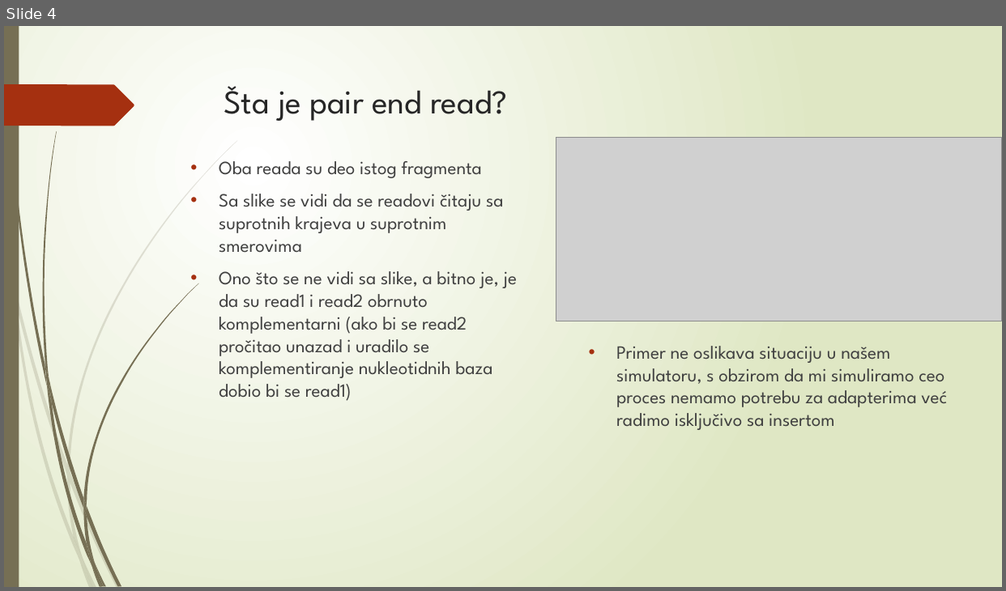
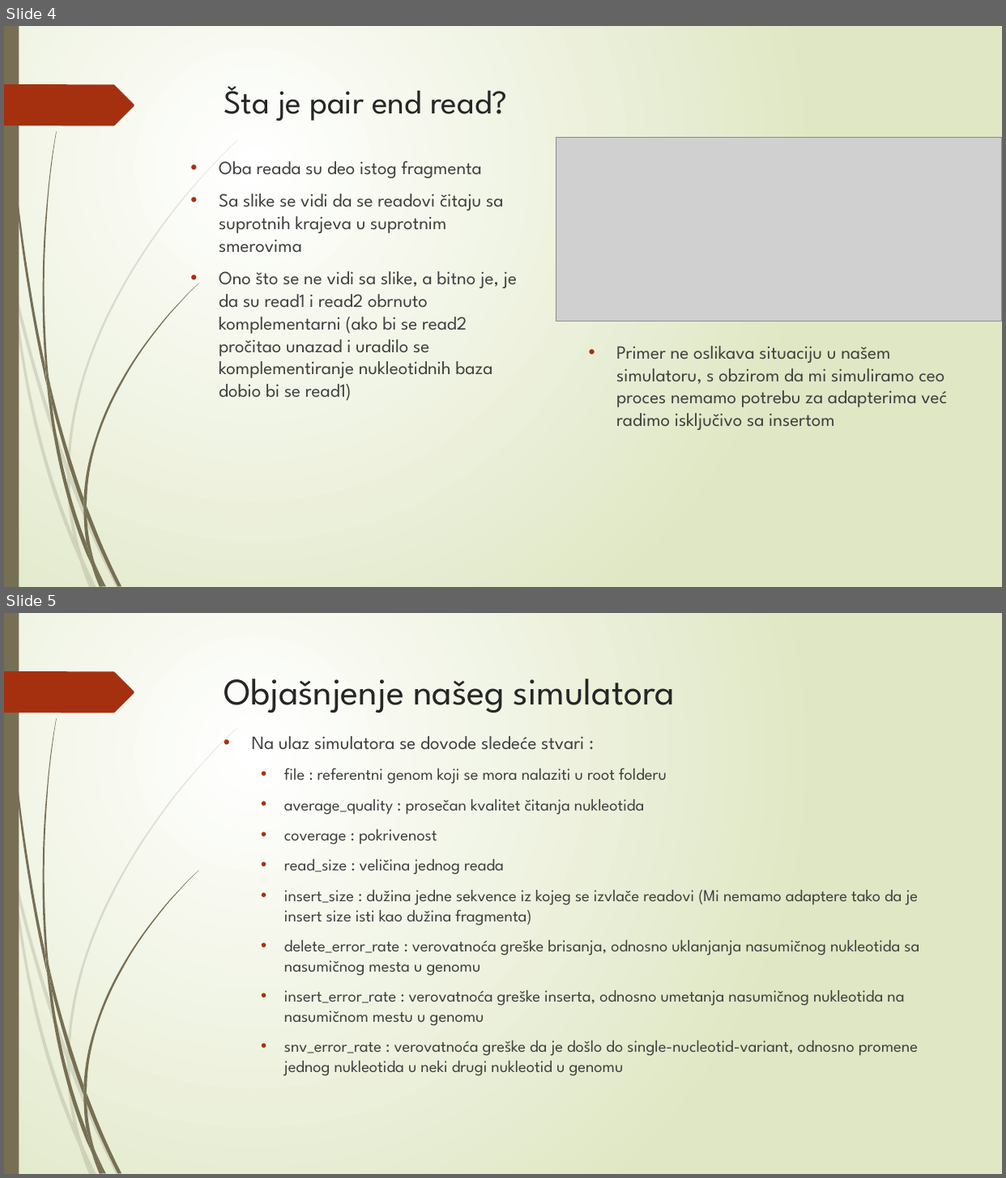
Before and after one commit to Fenrir996/IluminaPairEndReadSimulator, a slide deck: IluminaPairEndReadSimulator presentation.pptx. Shown one above the other, each under a label of ours: slide 4 before the commit, slides 4 and 5 after it. The pictures are 1006x591 and 1006x1178 pixels, drawn with LibreOffice and Linux fonts; fonts in the diff are those of the drawing; grey boxes stand for pictures. Boxes give left, top, right and bottom in pixels: in the first picture for what was removed or moved away, otherwise in the second. Text is boxed around its words. In the diff, an @@ line names an element or a change of style, - is before the commit and + after.

```diff
--- a/IluminaPairEndReadSimulator presentation.pptx
+++ b/IluminaPairEndReadSimulator presentation.pptx
@@ slide 5 added at <box>4,613,1002,1174</box>, background gradient #FFFFFF to #DFE8C4; not listed: 24 template elements that a slide beside it also shows @@
@@ title added at <box>224,679,675,713</box>, 36 pt, text #262626 @@
+Objašnjenje našeg simulatora
@@ text added at <box>252,736,919,1076</box>, 16 pt, text #404040 @@
+• Na ulaz simulatora se dovode sledeće stvari :
+  • file : referentni genom koji se mora nalaziti u root folderu
+  • average_quality : prosečan kvalitet čitanja nukleotida
+  • coverage : pokrivenost
+  • read_size : veličina jednog reada
+  • insert_size : dužina jedne sekvence iz kojeg se izvlače readovi (Mi nemamo adaptere tako da je insert size isti kao dužina fragmenta)
+  • delete_error_rate : verovatnoća greške brisanja, odnosno uklanjanja nasumičnog nukleotida sa nasumičnog mesta u genomu
+  • insert_error_rate : verovatnoća greške inserta, odnosno umetanja nasumičnog nukleotida na nasumičnom mestu u genomu
+  • snv_error_rate : verovatnoća greške da je došlo do single-nucleotid-variant, odnosno promene jednog nukleotida u neki drugi nukleotid u genomu
```
Also in this commit, not shown: 1 other slide added, 2 slides removed, 1 other file.
